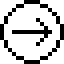
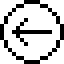
The second 64x64 image is a revision of the first. Changes to its layers:
painted on "Previous" over [16, 18, 48, 46]
hid "Next" over [16, 18, 48, 46]
